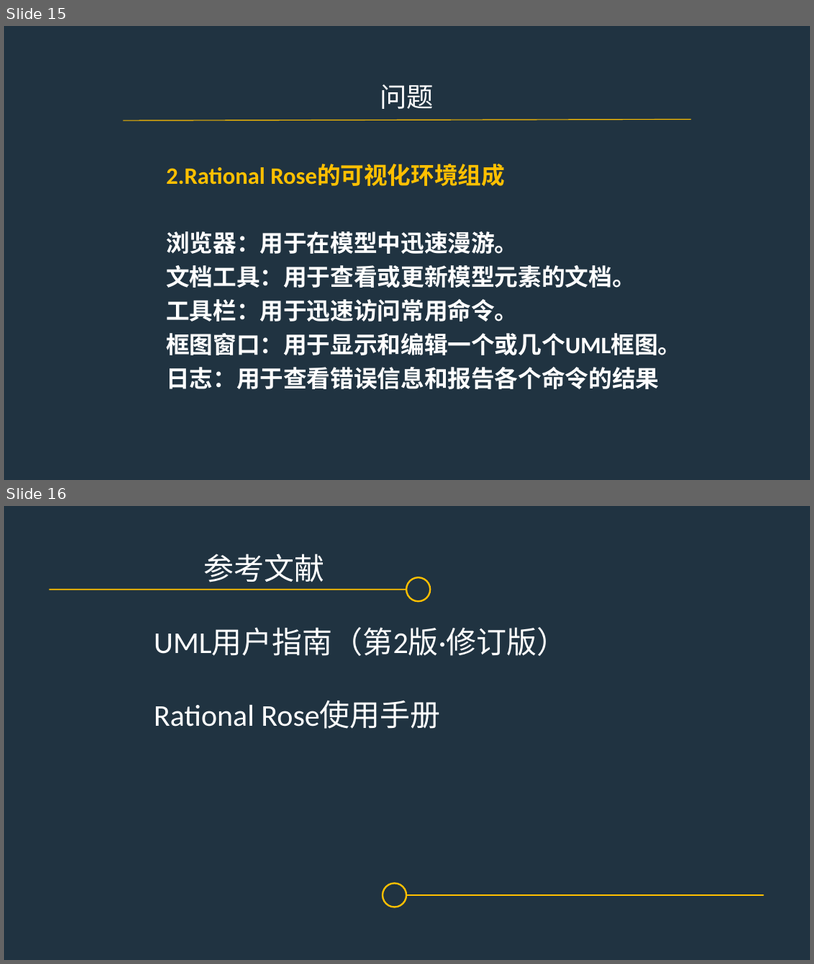
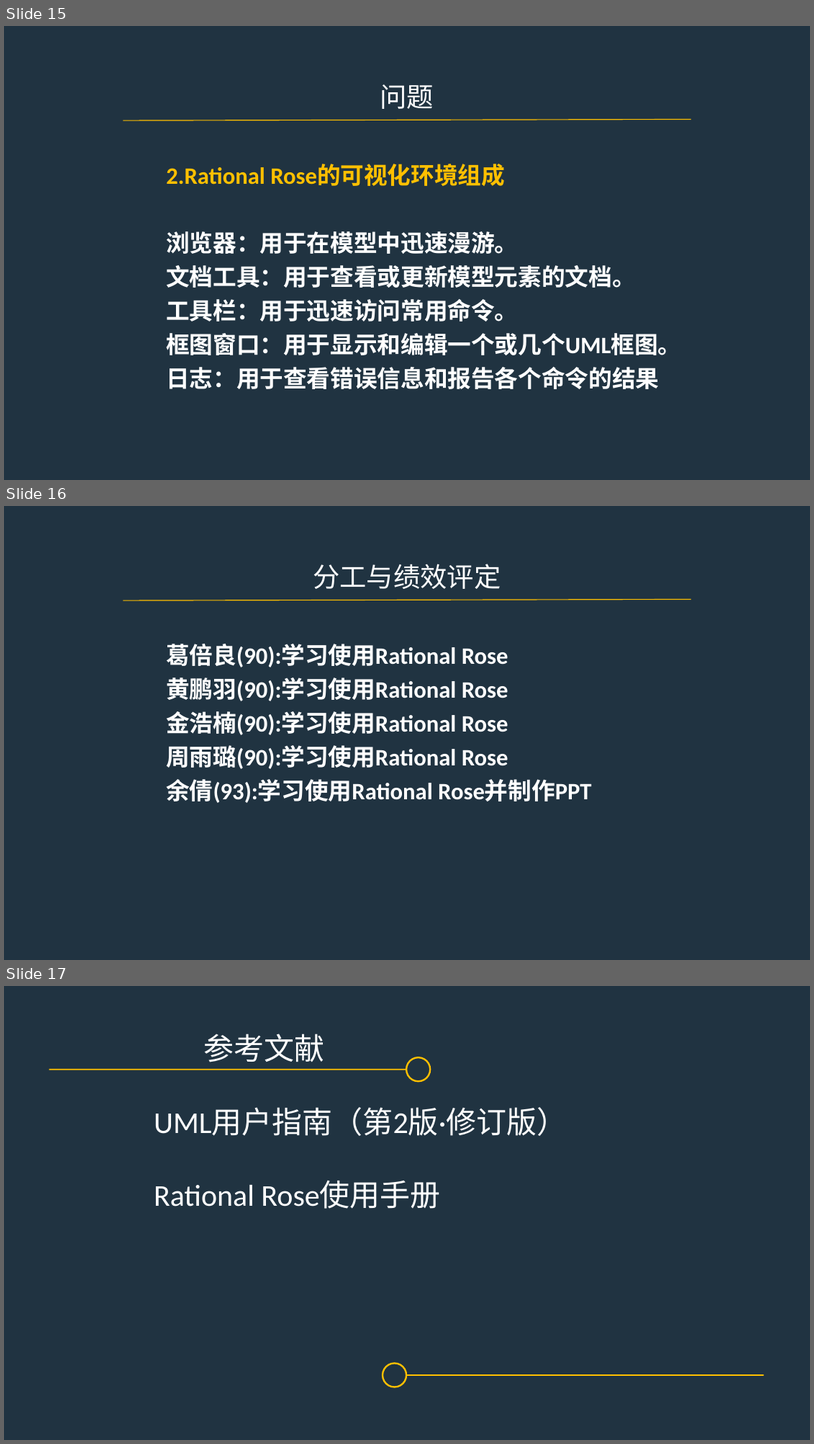
Before and after one commit to PRD2017-G07/G07-teamwork, a slide deck: 0PPT/UML工具——Rational Rose v0.1.pptx. Shown one above the other, each under a label of ours: slides 15 and 16 before the commit, slides 15, 16 and 17 after it. The pictures are 814x964 and 814x1444 pixels, drawn with LibreOffice and Linux fonts; fonts in the diff are those of the drawing. Boxes give left, top, right and bottom in pixels: in the first picture for what was removed or moved away, otherwise in the second. Text is boxed around its words. In the diff, an @@ line names an element or a change of style, - is before the commit and + after.

```diff
--- a/0PPT/UML工具——Rational Rose v0.1.pptx
+++ b/0PPT/UML工具——Rational Rose v0.1.pptx
@@ slide 16 added at (4, 506, 810, 960), background #203341 @@
@@ text added at (313, 564, 501, 589), 32 pt, text #FFFFFF @@
+分工与绩效评定
@@ line added from (124, 600) to (692, 599), #FFC000 1 pt @@
@@ text added at (166, 644, 592, 803), 28 pt, text #FFFFFF, bold @@
+葛倍良(90):学习使用Rational Rose
+黄鹏羽(90):学习使用Rational Rose
+金浩楠(90):学习使用Rational Rose
+周雨璐(90):学习使用Rational Rose
+余倩(93):学习使用Rational Rose并制作PPT
@@ what was slide 16 is now slide 17 @@
```
Also in this commit, not shown: 1 slide changed, 1 other file.
